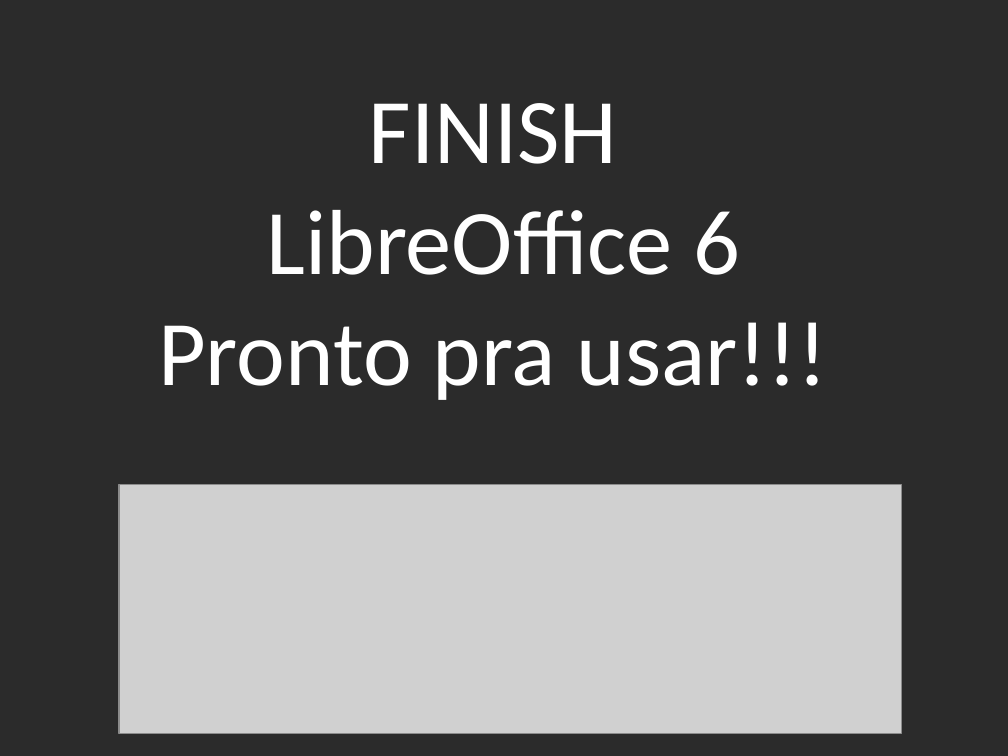
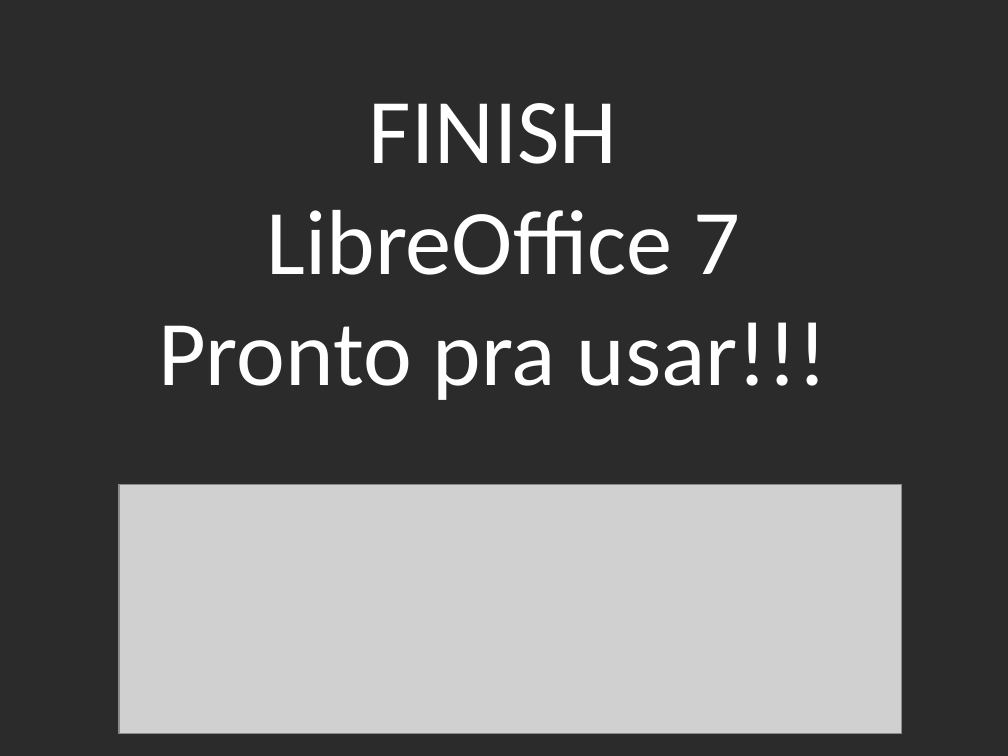
Before and after one commit to Doginnn/expotec2020, a slide deck: slide 18 of palestras/Expotec_2020_Mudando para o SL.odp. Drawn at 1008x756 pixels with LibreOffice and Linux fonts; fonts in the diff are those of the drawing; grey boxes stand for pictures; background and template pictures are left out; a plain dark background stands for a picture behind light text. Boxes give left, top, right and bottom in pixels: in the first picture for what was removed or moved away, otherwise in the second. Text is boxed around its words. In the diff, an @@ line names an element or a change of style, - is before the commit and + after.

```diff
--- a/palestras/Expotec_2020_Mudando para o SL.odp
+++ b/palestras/Expotec_2020_Mudando para o SL.odp
@@ text at [158, 103, 828, 400]: text changed @@
-FINISH
-LibreOffice 6
-Pronto pra usar!!!
+FINISH
+LibreOffice 7
+Pronto pra usar!!!
```
Also in this commit, not shown: 5 other slides changed.
